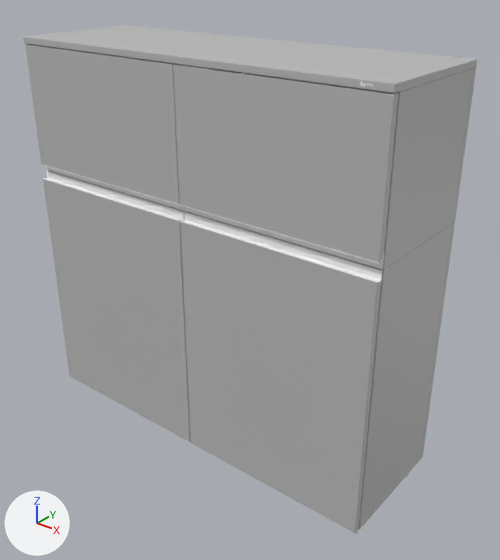
An edit to the FBX model Assets/Meshes/moduline/scena03/cabinet_hinged_2OH_ext_1OHhinged_120x76_FINAL.fbx, drawn before and after from the same camera.
Camera for both pictures: a 50 mm camera at (1.835, -1.639, 1.437) aimed at (0.67, -0.184, 0.535). Lighting does not change. The marker at lower left points along +X, +Y and +Z. Where no turn or scale is listed for an object, it has been applied to the vertices. Vertices at the same position are counted once.

Names of what the first picture shows: 'body_mesh', 'ext_lewy_handle_mesh', 'ext_lewy_mesh', 'ext_prawy_handle_mesh', 'ext_prawy_mesh', 'front_lewy_mesh', 'front_prawy_mesh', 'handle_lewy_mesh', 'handle_prawy_mesh', 'top_meshg'.
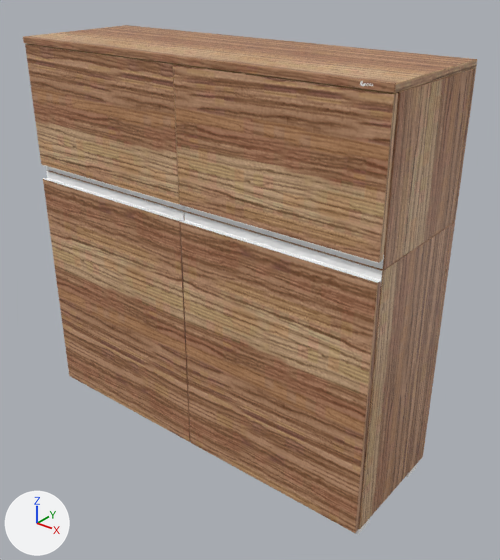
What the commit changed:
Picture 'zebrano_afryka.jpg' (img_zebrano_afryka_jpg) is new.
Material 'phong7' (mat_phong7) is new.
Uses the picture img_zebrano_afryka_jpg.
me_mesh_002 has 973 vertices, 1564 faces and spans x 0.001..1.201, y -0.4..0.0, z 1.177..1.196.
me_mesh_002 no longer uses material mat_phong6 (grey #bcbcbc).
me_mesh_002 now uses material mat_phong7.
me_mesh_007 has 199 vertices, 392 faces and spans x -0.001..0.595, y -0.019..0.0, z -0.496..0.246.
me_mesh_007 no longer uses material mat_phong6 (grey #bcbcbc).
me_mesh_007 now uses material mat_phong7.
me_mesh_009 has 199 vertices, 392 faces and spans x -1.0..0.0, y -0.362..-0.004, z 0.0..0.019.
me_mesh_009 is used by ob_ext_prawy_mesh; parent ob_movable_3; location (119.9, 81.33, 37.88); rotation (0.0, -3.142, 0.0), in degrees (0, -180, 0); scale (-59.6, -100.0, -100.0).
me_mesh_009 no longer uses material mat_phong6 (grey #bcbcbc).
me_mesh_009 part 1: texture (UV) coordinates of 392 of 392 faces, centred in x -1.0..0.0, y -0.362..-0.004, z 0.0..0.019, changed; they spanned u 0.31..0.52, v 0.42..0.57 and now span u 0.38..0.45, v 0.46..0.52.
me_mesh_009 now uses material mat_phong7.
me_mesh_005 has 199 vertices, 392 faces and spans x 0.0..1.0, y -0.363..0.379, z 0.0..0.019.
me_mesh_005 is used by ob_front_prawy_mesh; parent ob_movable_1; location (119.9, 39.03, 37.9); rotation (-3.142, 0.0, 0.0), in degrees (-180, 0, 0); scale (-59.6, -100.0, -100.0).
me_mesh_005 no longer uses material mat_phong6 (grey #bcbcbc).
me_mesh_005 part 2: texture (UV) coordinates of 392 of 392 faces, centred in x 0.0..1.0, y -0.363..0.379, z 0.0..0.019, changed; they spanned u 0.31..0.69, v 0.33..0.58 and now span u 0.44..0.56, v 0.42..0.49.
me_mesh_005 now uses material mat_phong7.
me_mesh has 6441 vertices, 11552 faces and spans x 0.001..1.201, y -0.377..0.0, z 0.025..1.177.
me_mesh no longer uses material mat_phong6 (grey #bcbcbc).
me_mesh now uses material mat_phong7.
me_mesh_011 has 199 vertices, 392 faces and spans x -0.002..0.594, y -0.019..0.0, z 0.004..0.362.
me_mesh_011 no longer uses material mat_phong6 (grey #bcbcbc).
me_mesh_011 now uses material mat_phong7.

Location of each change, (x1, y1, x2, y2) in pixels of the pictures (500 x 560 px):
'front_prawy_mesh', recoloured, surface changed (grey to brown)
    both: (181, 222, 381, 533)
'ext_prawy_mesh', recoloured, surface changed (grey to brown)
    both: (173, 64, 398, 263)
'body_mesh', recoloured (grey to brown)
    both: (47, 68, 476, 529)
'front_lewy_mesh', recoloured (grey to brown)
    both: (43, 179, 191, 442)
'ext_lewy_mesh', recoloured (grey to brown)
    both: (25, 44, 180, 204)
'top_meshg', recoloured (grey to beige)
    both: (23, 25, 477, 93)
